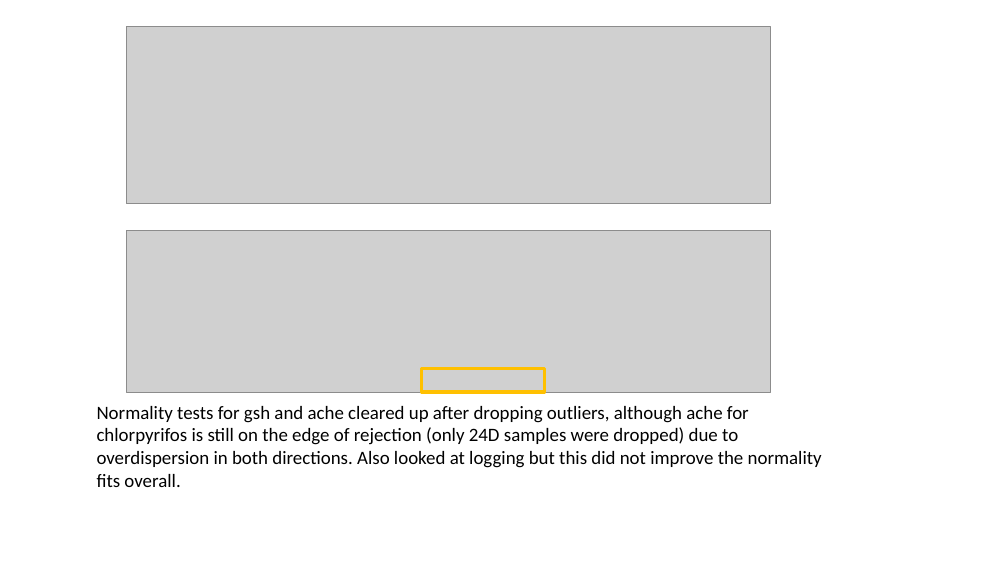
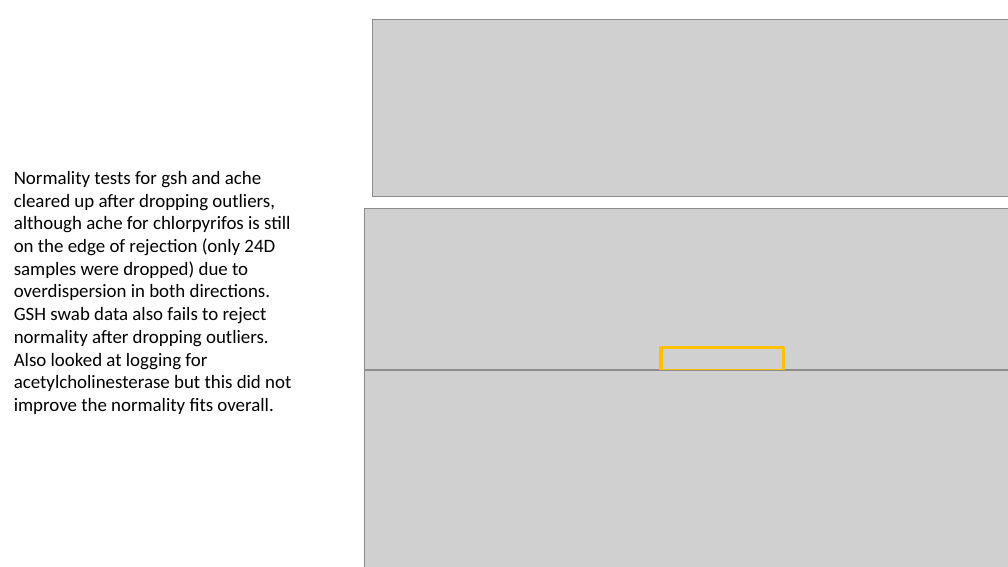
Before and after one commit to amphibian-exeff/vanmeter_salamander_exposures, a slide deck: slide 12 of pptx/vanmeter_salamander_exposures.pptx (slide 10 before the commit). Drawn at 1008x567 pixels with LibreOffice and Linux fonts; fonts in the diff are those of the drawing; grey boxes stand for pictures. Boxes give left, top, right and bottom in pixels: in the first picture for what was removed or moved away, otherwise in the second. Text is boxed around its words. In the diff, an @@ line names an element or a change of style, - is before the commit and + after.

Commit message:
gsh swab outliers and tests

```diff
--- a/pptx/vanmeter_salamander_exposures.pptx
+++ b/pptx/vanmeter_salamander_exposures.pptx
@@ picture: place and size @@
-picture at [126, 27, 771, 204]
+picture at [373, 20, 1008, 197]
@@ text at [14, 171, 291, 414]: text changed @@
-Normality tests for gsh and ache cleared up after dropping outliers, although ache for chlorpyrifos is still on the edge of rejection (only 24D samples were dropped) due to overdispersion in both directions. Also looked at logging but this did not improve the normality fits overall.
+Normality tests for gsh and ache cleared up after dropping outliers, although ache for chlorpyrifos is still on the edge of rejection (only 24D samples were dropped) due to overdispersion in both directions. GSH swab data also fails to reject normality after dropping outliers. Also looked at logging for acetylcholinesterase but this did not improve the normality fits overall.
@@ picture: place and size @@
-picture at [126, 231, 771, 392]
+picture at [364, 208, 1008, 369]
@@ rectangle: place and size @@
-rectangle at [422, 369, 544, 392]
+rectangle at [661, 348, 783, 371]
@@ picture added at [364, 371, 1008, 567] @@
```
Also in this commit, not shown: 4 other slides changed, 2 slides added, 2 other files.
